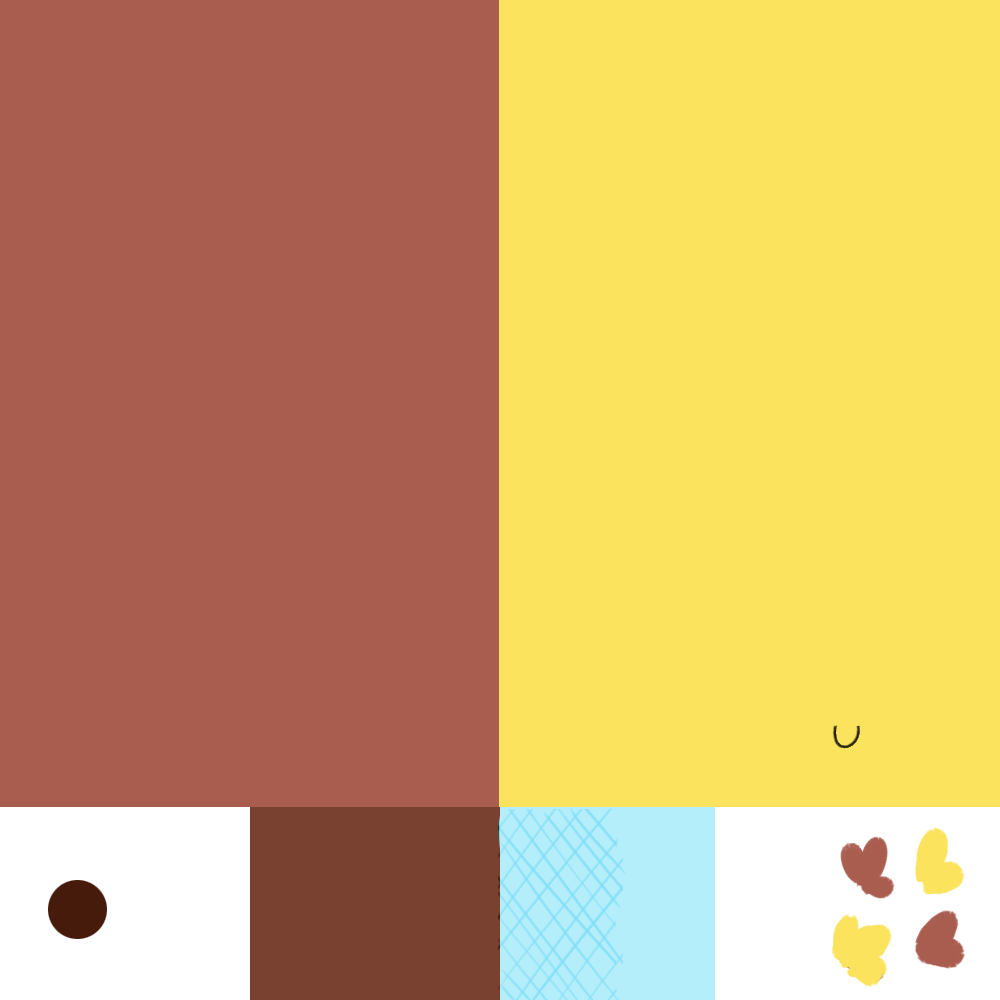
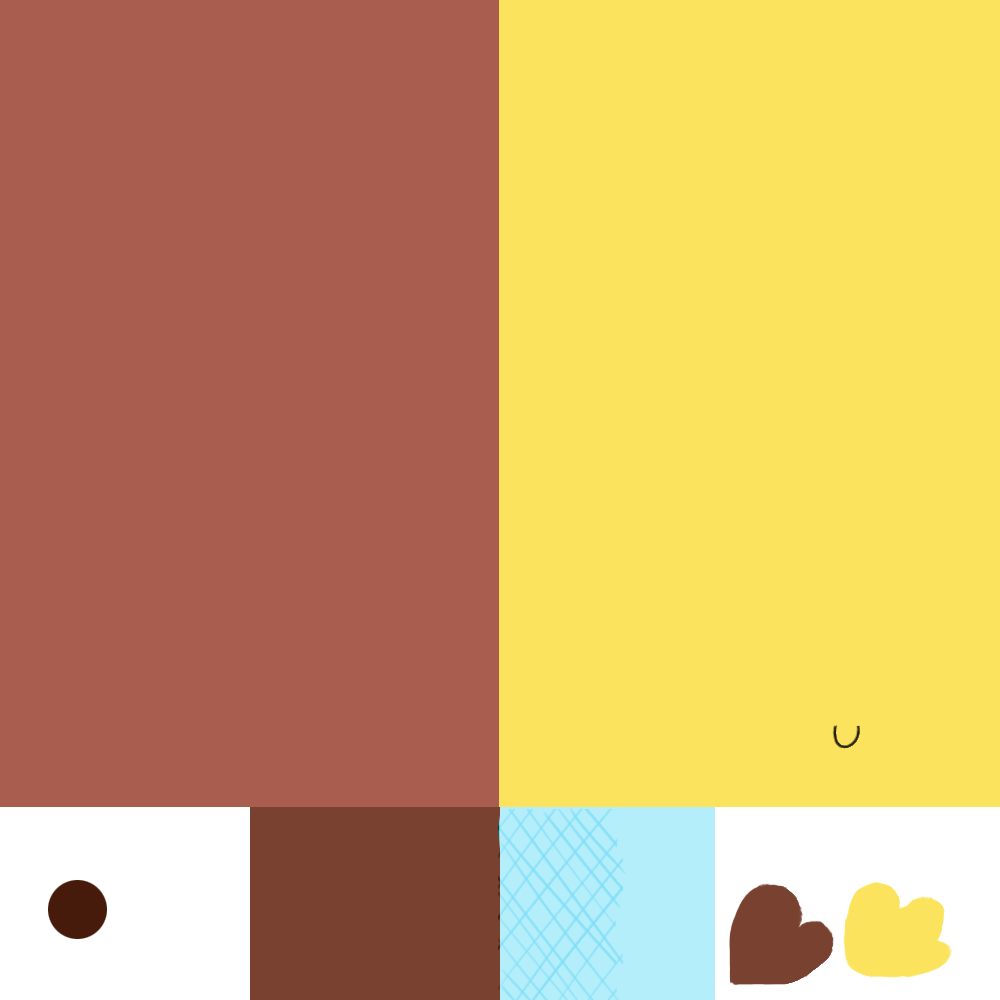
Before/after of a (1000, 1000) layered artwork. What changed in the layer stack:
painted on "Drawing" over (729, 827, 966, 988)
